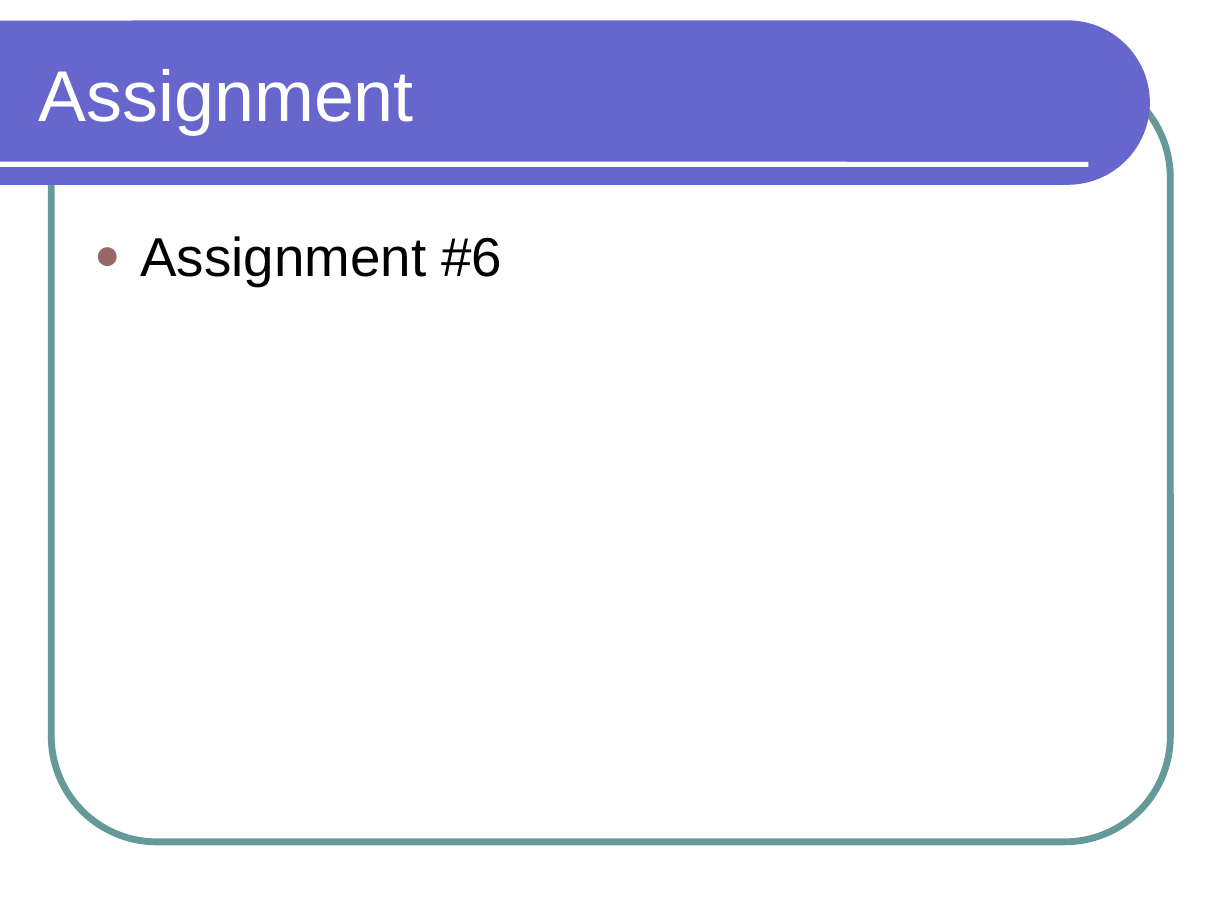
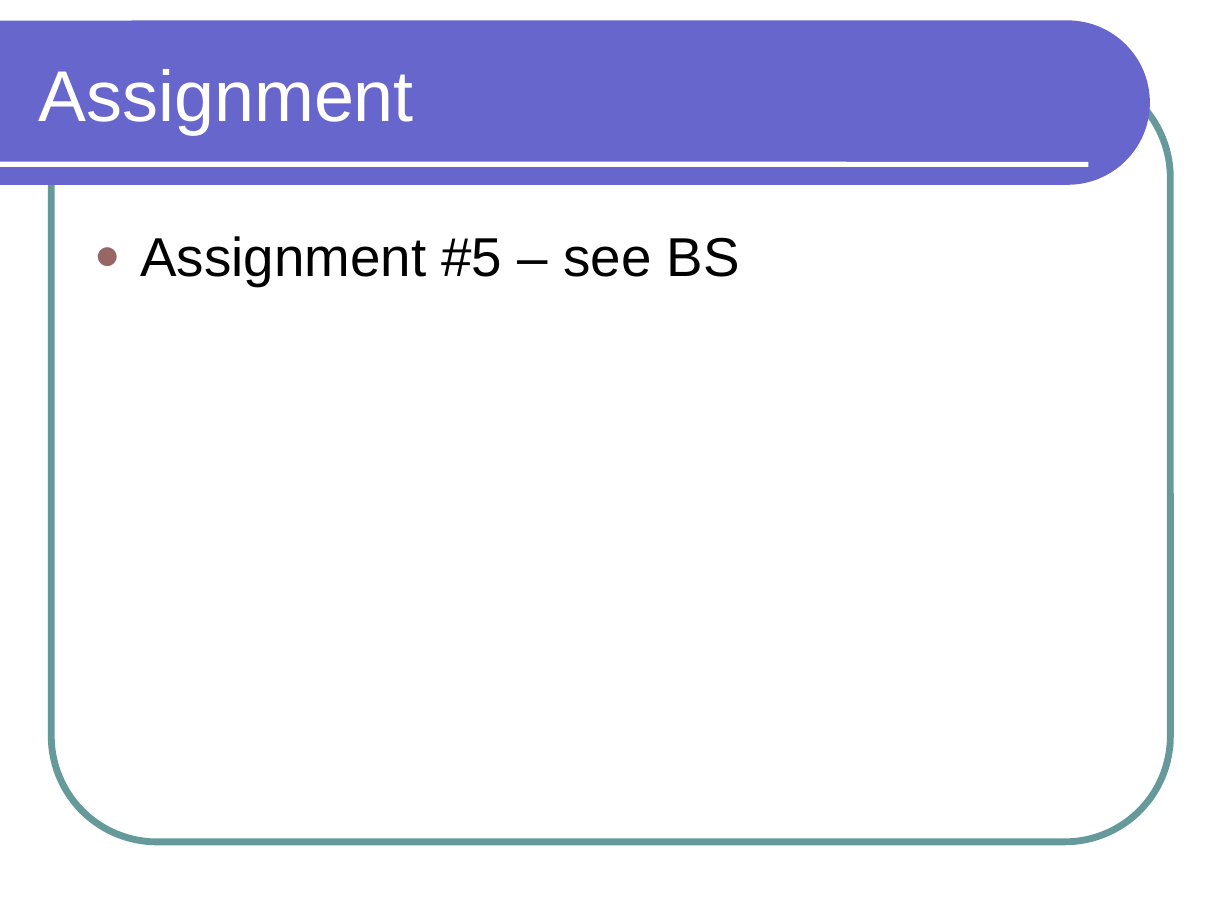
Before and after one commit to lutzhamel/CSC301, a slide deck: slide 11 of notes/csc301-ln011.ppt. Drawn at 1232x924 pixels with LibreOffice and Linux fonts; fonts in the diff are those of the drawing. Boxes give left, top, right and bottom in pixels: in the first picture for what was removed or moved away, otherwise in the second. Text is boxed around its words. In the diff, an @@ line names an element or a change of style, - is before the commit and + after.

```diff
--- a/notes/csc301-ln011.ppt
+++ b/notes/csc301-ln011.ppt
@@ text at [140, 236, 740, 286]: text changed @@
-● Assignment #6
+● Assignment #5 – see BS
```
Also in this commit, not shown: 5 other files.
